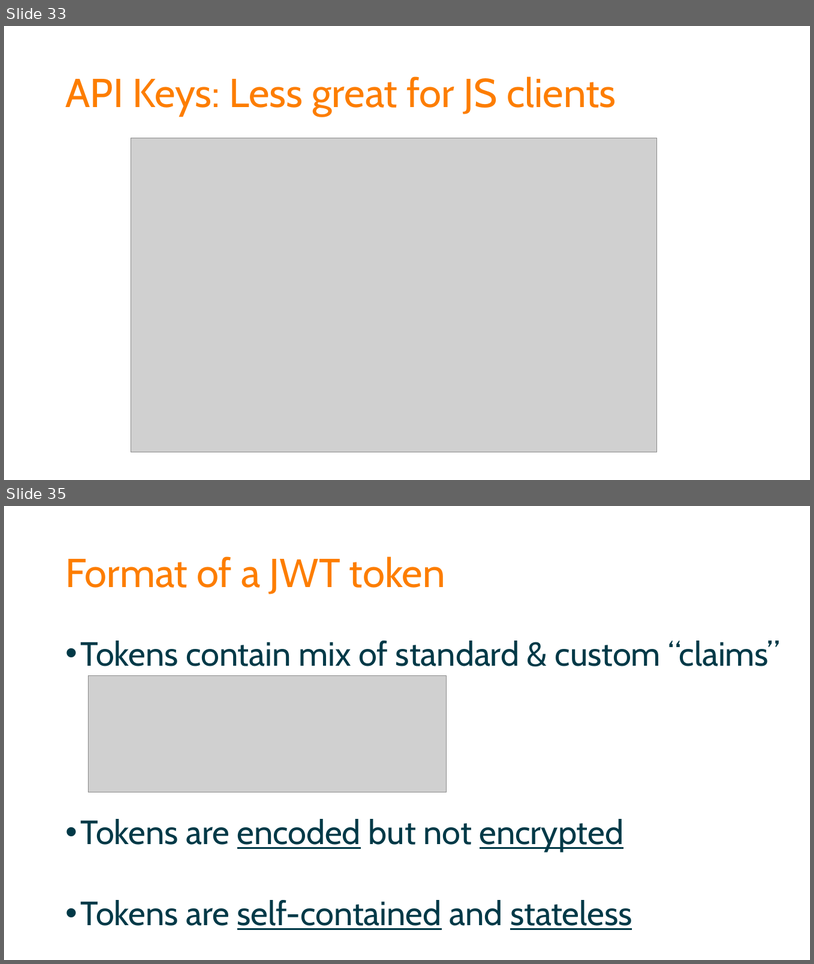
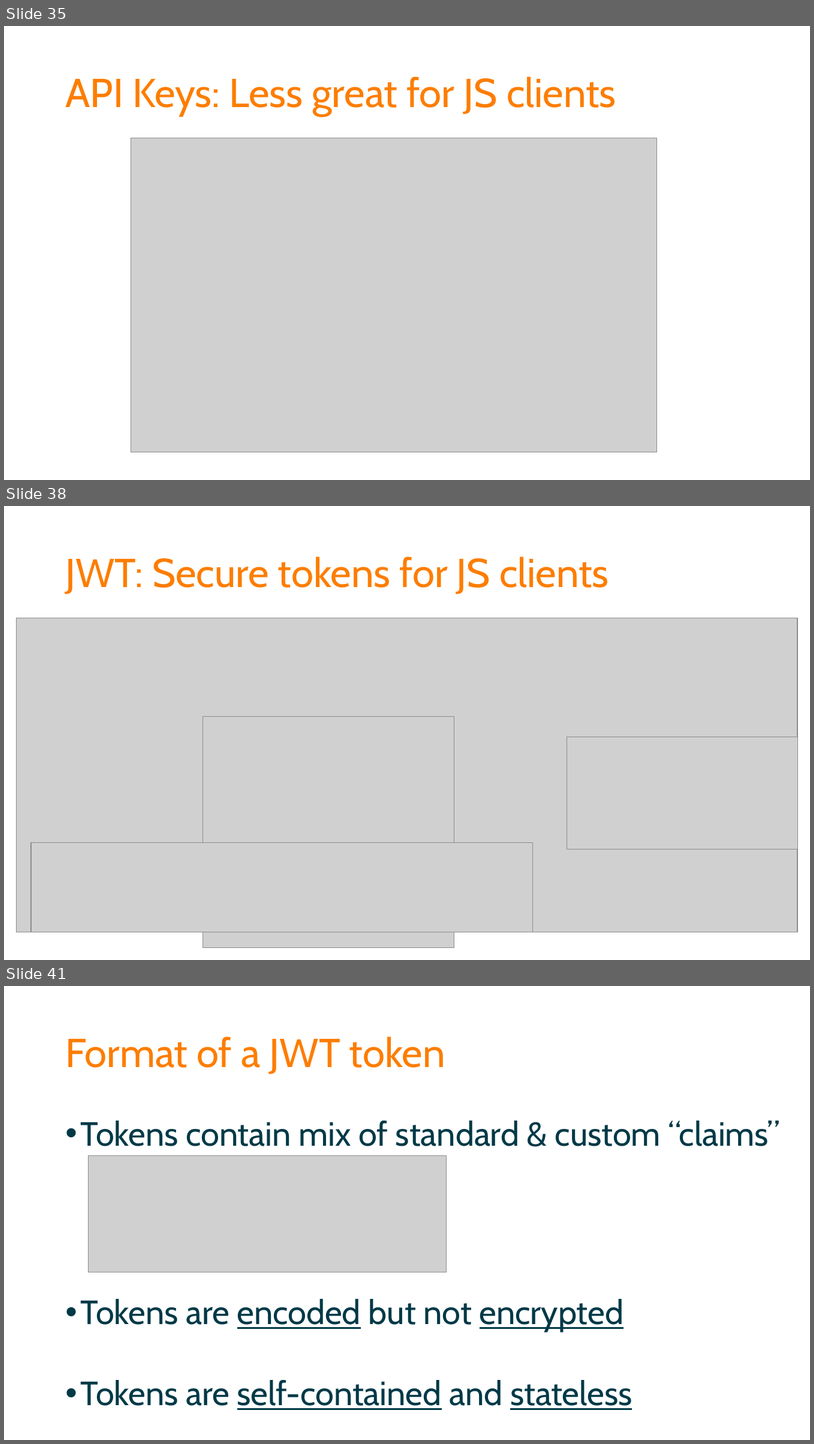
Before and after one commit to spetryjohnson/Securing-Your-API-Endpoints, a slide deck: Securing Your API Endpoints.pptx. Shown one above the other, each under a label of ours: slides 33 and 35 before the commit, slides 35, 38 and 41 after it; the slides between them are not shown. The pictures are 814x964 and 814x1444 pixels, drawn with LibreOffice and Linux fonts; fonts in the diff are those of the drawing; grey boxes stand for pictures. Boxes give left, top, right and bottom in pixels: in the first picture for what was removed or moved away, otherwise in the second. Text is boxed around its words. In the diff, an @@ line names an element or a change of style, - is before the commit and + after.

```diff
--- a/Securing Your API Endpoints.pptx
+++ b/Securing Your API Endpoints.pptx
@@ slide 38 added at box(4, 506, 810, 960), background #FFFFFF @@
@@ title added at box(65, 556, 609, 594), 48 pt, text #FD7D00 @@
+JWT: Secure tokens for JS clients
@@ picture added at box(17, 618, 798, 932) @@
@@ picture added at box(203, 717, 455, 948) @@
@@ picture added at box(568, 737, 798, 849) @@
@@ picture added at box(31, 843, 533, 931) @@
@@ what was slide 33 is now slide 35 @@
@@ what was slide 35 is now slide 41 @@
```
Also in this commit, not shown: 1 slide changed, 5 other slides added, 4 other files.
